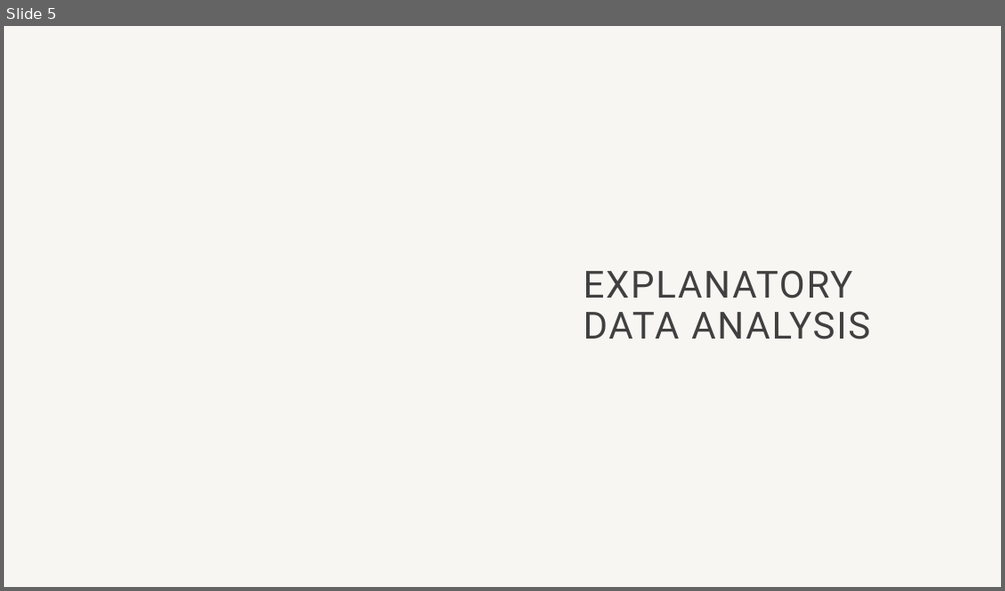
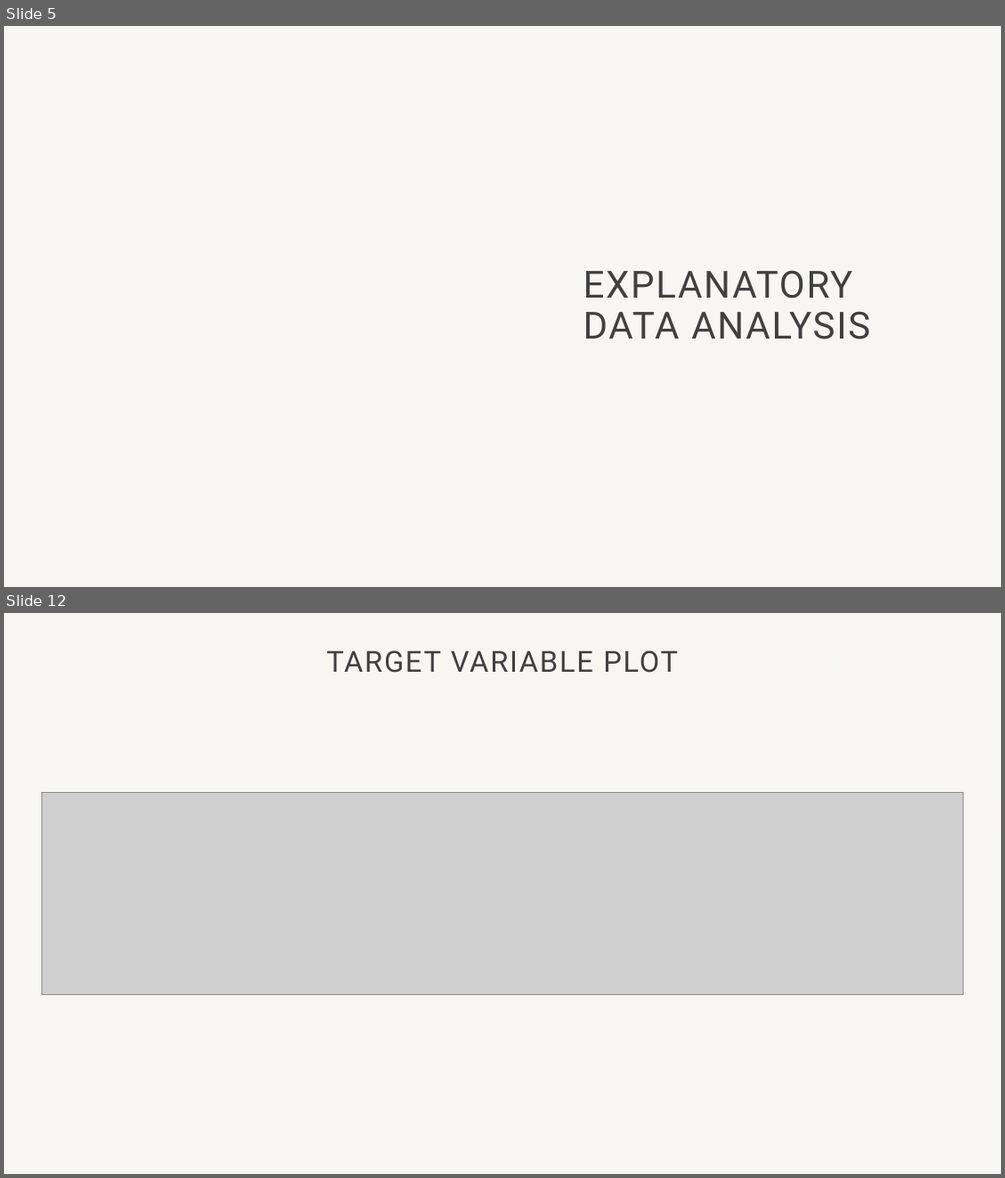
Before and after one commit to Vitalijs-Tickovs/Training_For_Accenture, a slide deck: Bike_Project/Mini project.pptx. Shown one above the other, each under a label of ours: slide 5 before the commit, slides 5 and 12 after it; the slides between them are not shown. The pictures are 1005x591 and 1005x1178 pixels, drawn with LibreOffice and Linux fonts; fonts in the diff are those of the drawing; grey boxes stand for pictures; background and template pictures are left out. Boxes give left, top, right and bottom in pixels: in the first picture for what was removed or moved away, otherwise in the second. Text is boxed around its words. In the diff, an @@ line names an element or a change of style, - is before the commit and + after.

```diff
--- a/Bike_Project/Mini project.pptx
+++ b/Bike_Project/Mini project.pptx
@@ slide 12 added at [4,613,1001,1174], background #F7F6F3 @@
@@ line added from (714, 613) to (1001, 805), #FBF4EF 0.5 pt @@
@@ line added from (799, 613) to (1001, 834), #FBF4EF 0.5 pt @@
@@ title added at [326,650,678,673], 28 pt, text #404040 @@
+TARGET VARIABLE PLOT
@@ picture added at [42,793,963,995] @@
```
Also in this commit, not shown: 5 slides changed, 13 other slides added, 10 slides removed, 1 other file.
